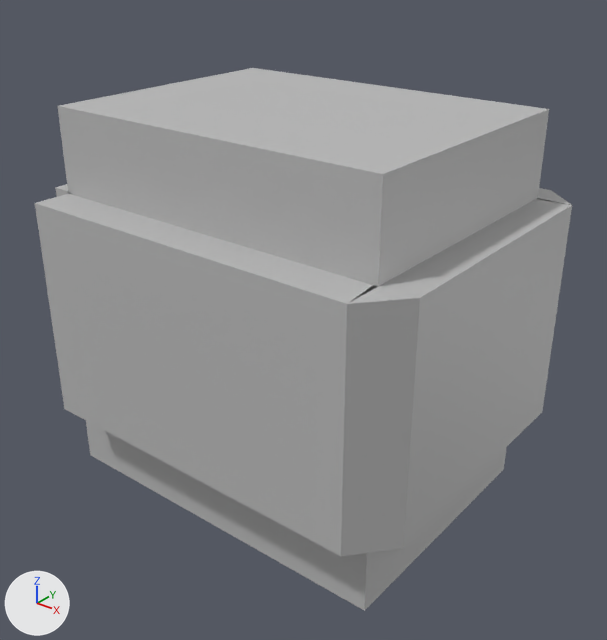
Two versions of the FBX model Mazingo/Mazingo/Assets/Models/Finished Models/Start Room.fbx, one commit apart.
One viewpoint serves both versions: a 50 mm lens placed at (5.42, -6.74, 5.24), pointed at (0.16, -0.17, 1.16). Lighting does not change. The marker at lower left points along +X, +Y and +Z. Where no turn or scale is listed for an object, it has been applied to the vertices.

Names of what the first picture shows: 'pasted__pCube4'.
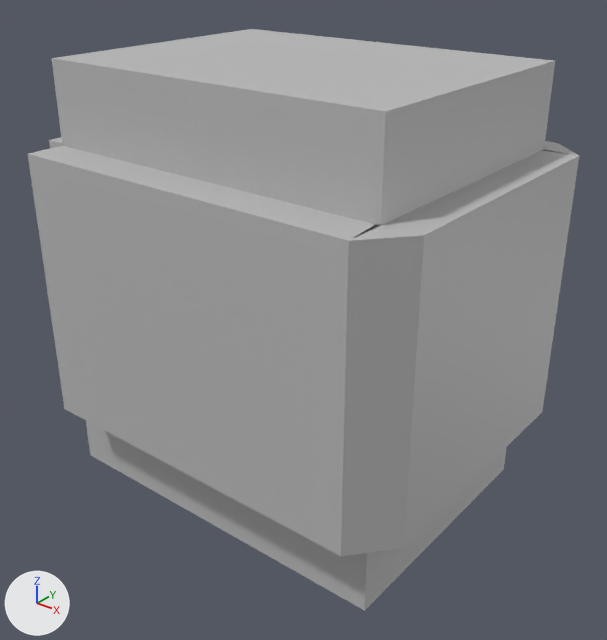
The newer file is also rescaled (x1.5), turned or shifted as a whole; pictures and numbers use the older file's frame.

What differs and where, as boxes (x1, y1, x2, y2) in the pictures (607 x 640 px; the box of a moved part takes in the faces that stretch with it):
'pasted__pCube4', reshaped (7% taller): before (35, 68, 572, 611); after (28, 29, 579, 611)
part 1 of me_mesh, moved or reshaped: before (58, 68, 549, 286); after (51, 29, 555, 226)
part 2 of me_mesh, moved or reshaped: before (35, 184, 572, 307); after (28, 138, 579, 307)

The edits, one by one:
me_mesh has 64 vertices, 52 faces and spans x -2.42..2.19, y -1.88..1.88, z -2.21..2.21.
me_mesh is used by ob_pasted__pcube4; location (0.19, -0.04, 1.24).
me_mesh part 1: the loose piece of 8 vertices spanning x -2.19..1.81, y -1.46..1.54, z 1.21..2.21 is moved by (0.0, 0.0, 0.47).
me_mesh part 2: all 16 vertices in x -2.41..2.19, y -1.88..1.88, z 1.28..1.3 are moved by (0.0, 0.0, 0.52).
